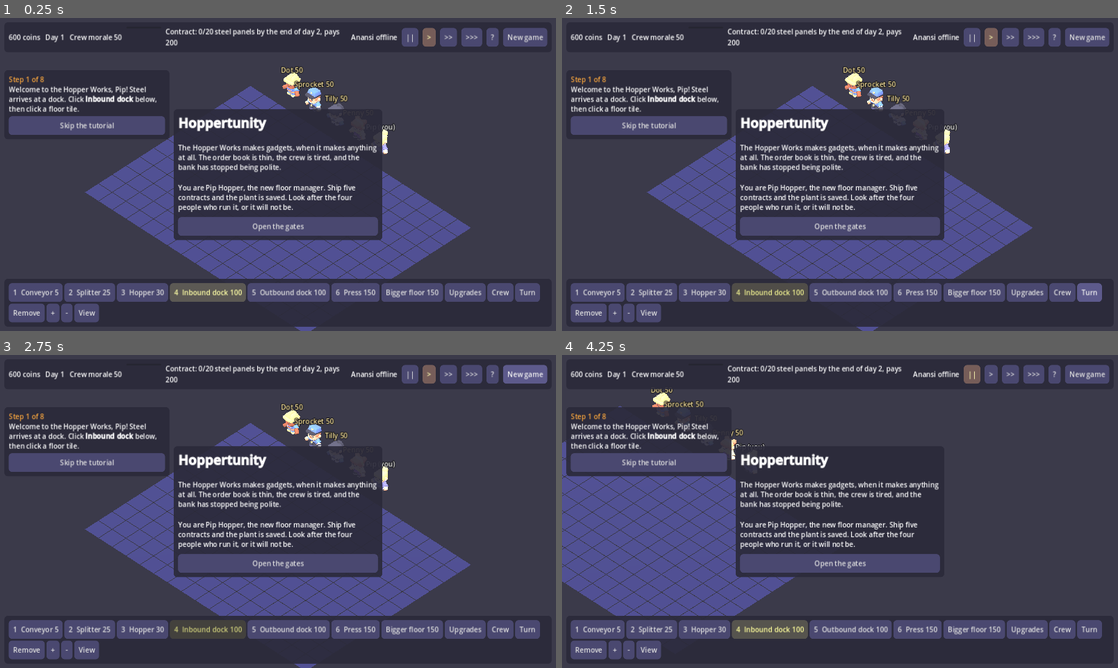
Above: before the commit, frames 1-4 (two rows, left to right).
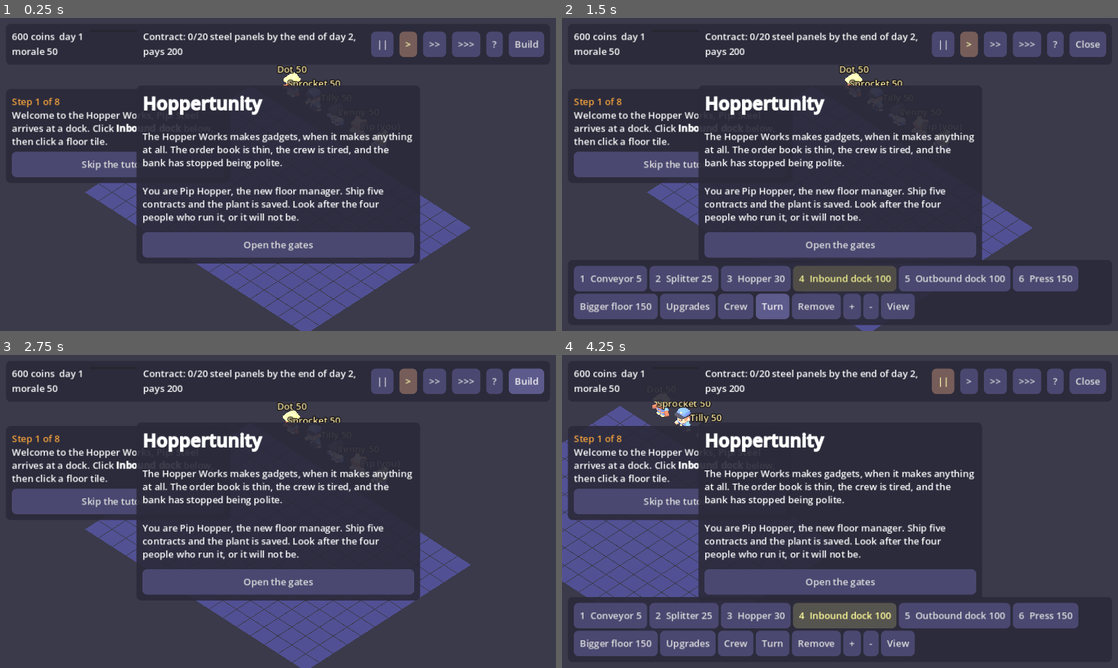
Above: after the commit, the same moments.

Repository: avielbaum/anansi
Game: Godot game, scene res://main.tscn
Same seed, same stepped clock (60 frames per second), same inputs: the game is played once before the commit and once after it.
Inputs (mouse positions are in pixels of both pictures, inside the frame that each line leads up to):
- Up to frame 1 (0.25 s): no input
- Up to frame 2 (1.5 s): click (1090, 43) at 0.5 s, where only the run after the commit has a clickable "Build"; click "Turn" at 1.25 s
- Up to frame 3 (2.75 s): click (522, 373) at 2 s, where only the run before the commit has a clickable "New game"
- Up to frame 4 (4.25 s): click (1084, 373) at 2.75 s, where only the run before the commit has a clickable "New game"; tap Enter at 3.5 s; move the mouse to (962, 495) at 3.52 s; hold Right (ui_right) from 3.53 s (still down); tap R at 3.6 s; click (962, 495) at 3.67 s; tap Space at 3.77 s

The runs differ from the first frame. In frame 1, 30% of the frame differs, in the area x 1-99%, y 3-99%; in frame 2, 34%; in frame 3, 30%; in frame 4, 34%.

Commit message:
Hoppertunity: a layout for phone-sized screens (scaled interface, collapsible build bar, slim top bar)
Co-Authored-By: Claude Fable 5.2 <noreply@anthropic.com>

Diff:
--- a/examples/hoppertunity/src/main.gd
+++ b/examples/hoppertunity/src/main.gd
@@ -101,6 +101,12 @@
 var net_label: Label
 var tut_panel: PanelContainer
 var sideways: Label  # shown over everything on a screen taller than it is wide
+var bottom_panel: PanelContainer  # the build bar's panel
+var bar_toggle: Button  # on a small screen the build bar is closed until this opens it
+var bar_open := false
+var new_game_button: Button
+var bar_tool := ""  # the tool in hand when the bar was last looked at, to close the bar when one is picked
+var mini: PanelContainer  # on a small screen, with the bar closed and a tool in hand: Turn and Put away
 var tag_canvas := Control.new()  # building tags are painted here, under the panels
 var tags_seen := []
 var saved_at := 0  # sim.ticks at the last save
@@ -934,9 +940,10 @@
 	p.add_theme_stylebox_override("panel", _box(Color(INK, 0.92)))
 	p.custom_minimum_size = min_size
 	parent.add_child(p)
-	p.grow_horizontal = {Control.PRESET_CENTER_RIGHT: Control.GROW_DIRECTION_BEGIN, Control.PRESET_TOP_LEFT: Control.GROW_DIRECTION_END}.get(anchor, Control.GROW_DIRECTION_BOTH)
+	p.grow_horizontal = {Control.PRESET_CENTER_RIGHT: Control.GROW_DIRECTION_BEGIN, Control.PRESET_TOP_LEFT: Control.GROW_DIRECTION_END,
+			Control.PRESET_BOTTOM_LEFT: Control.GROW_DIRECTION_END}.get(anchor, Control.GROW_DIRECTION_BOTH)
 	p.grow_vertical = {Control.PRESET_BOTTOM_WIDE: Control.GROW_DIRECTION_BEGIN, Control.PRESET_TOP_WIDE: Control.GROW_DIRECTION_END,
-			Control.PRESET_TOP_LEFT: Control.GROW_DIRECTION_END}.get(anchor, Control.GROW_DIRECTION_BOTH)
+			Control.PRESET_TOP_LEFT: Control.GROW_DIRECTION_END, Control.PRESET_BOTTOM_LEFT: Control.GROW_DIRECTION_BEGIN}.get(anchor, Control.GROW_DIRECTION_BOTH)
 	p.set_anchors_and_offsets_preset(anchor, Control.PRESET_MODE_MINSIZE, 10)
 	return p
 
@@ -979,11 +986,17 @@
 	for s in [["||", 0.0], [">", 1.0], [">>", 2.0], [">>>", 4.0]]:
 		speed_buttons[s[1]] = _button(s[0], row, func(): speed = s[1])
 	_button("?", row, func(): _ask("[b]How to play[/b]\n" + HELP, [["Close", Callable()]], "sound"))
-	_button("New game", row, _confirm_new_game)
-
-	var bottom := _panel(Control.PRESET_BOTTOM_WIDE, root)
+	new_game_button = _button("New game", row, _confirm_new_game)
+	bar_toggle = _button("Build", row, func(): bar_open = not bar_open)
+
+	bottom_panel = _panel(Control.PRESET_BOTTOM_WIDE, root)
 	build_bar = HFlowContainer.new()
-	bottom.add_child(build_bar)
+	bottom_panel.add_child(build_bar)
+	mini = _panel(Control.PRESET_BOTTOM_LEFT, root)
+	var mini_row := HBoxContainer.new()
+	mini.add_child(mini_row)
+	_button("Turn", mini_row, _turn)
+	_button("Put away", mini_row, func(): tool = "")
 
 	toast = Label.new()
 	toast.add_theme_stylebox_override("normal", _box(Color(INK, 0.92)))
@@ -1172,6 +1185,24 @@
 		quest_label.text = "Quest for %s: %s%s" % [Data.CREW[sim.quest.giver].name, s.get("description", ""),
 				" (%d/%d)" % [sim.quest.have, sim.quest.need] if sim.quest.need > 1 else ""]
 	net_label.text = "Anansi live" if crew.online else "Anansi offline"
+	# The interface is laid out for 1280x720 and shrinks with the window. On a phone that leaves the text too small to
+	# read or tap, so below about 85% size everything is scaled back up (and the bars wrap onto more rows).
+	var window := Vector2(DisplayServer.window_get_size())
+	var shrink := minf(window.x / 1280.0, window.y / 720.0)
+	get_tree().root.content_scale_factor = clampf(0.85 / maxf(shrink, 0.01), 1.0, 1.8)
+	var compact := shrink < 0.8  # no room for a build bar that is always open
+	if tool != bar_tool:
+		bar_tool = tool
+		if tool != "":
+			bar_open = false
+	bar_toggle.visible = compact
+	net_label.visible = not compact  # the top bar has no room for these on a phone; the title screen offers New game
+	new_game_button.visible = not compact
+	if compact:
+		top.text = "%d coins  day %d\nmorale %d" % [sim.money, sim.day, int(sim.team_morale())]
+	bar_toggle.text = "Close" if bar_open else "Build"
+	bottom_panel.visible = not compact or bar_open
+	mini.visible = compact and not bar_open and tool != ""
 	var screen := get_viewport().get_visible_rect().size
 	sideways.visible = screen.y > screen.x * 1.1
 	for sp in speed_buttons:
